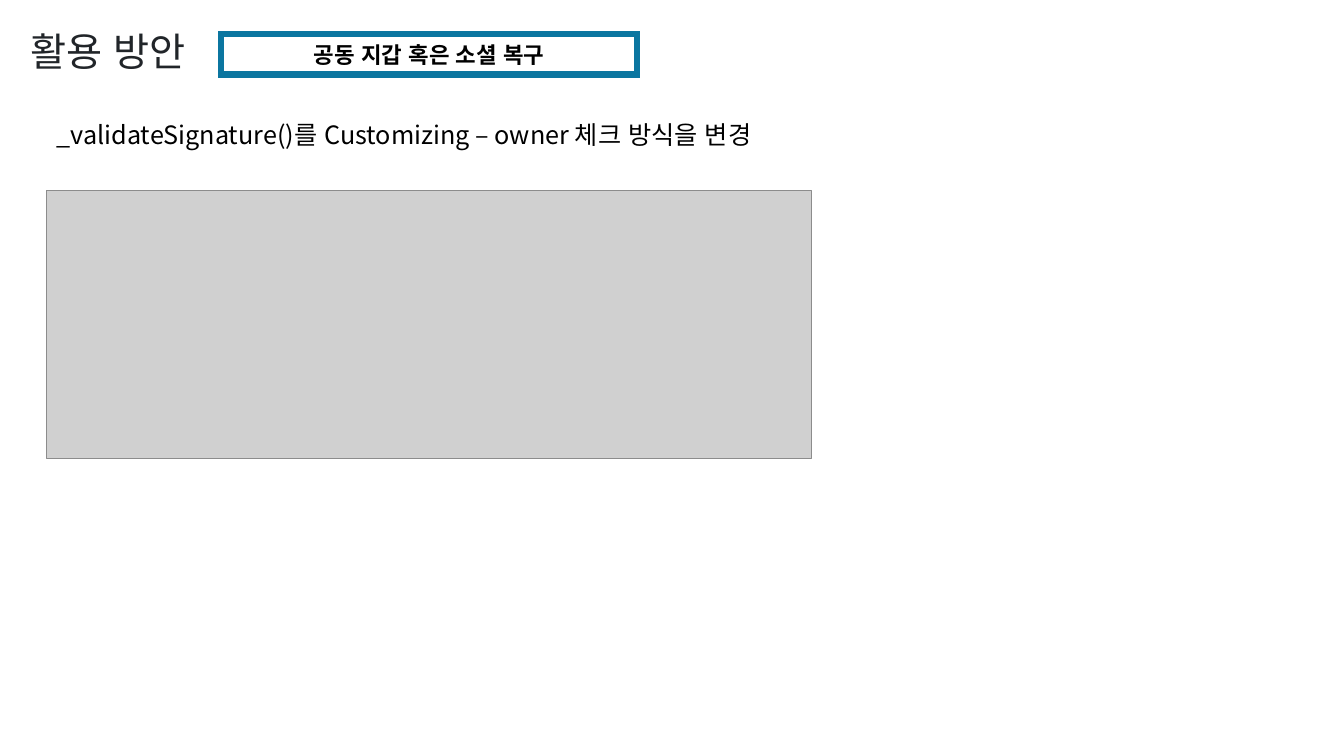
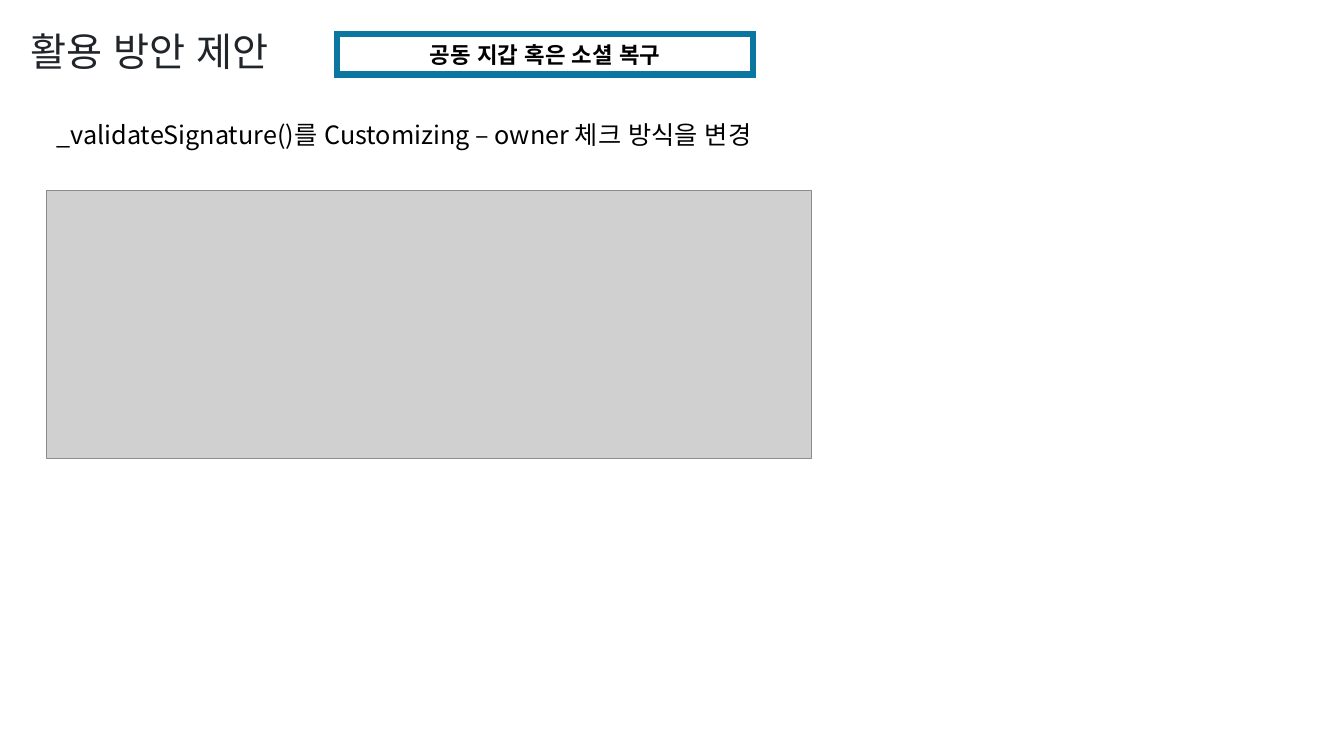
Before and after one commit to yyyljy/erc4337_alchemybundler, a slide deck: slide 14 of ERC4337.pptx. Drawn at 1344x756 pixels with LibreOffice and Linux fonts; fonts in the diff are those of the drawing; grey boxes stand for pictures. Boxes give left, top, right and bottom in pixels: in the first picture for what was removed or moved away, otherwise in the second. Text is boxed around its words. In the diff, an @@ line names an element or a change of style, - is before the commit and + after.

```diff
--- a/ERC4337.pptx
+++ b/ERC4337.pptx
@@ text at bbox=[30, 33, 268, 69]: text changed @@
-활용 방안
+활용 방안 제안
@@ rectangle "공동 지갑 혹은 소셜 복구": place and size @@
-rectangle "공동 지갑 혹은 소셜 복구" at bbox=[221, 34, 637, 75]
+rectangle "공동 지갑 혹은 소셜 복구" at bbox=[338, 34, 754, 75]
```
Also in this commit, not shown: 8 other slides changed.
